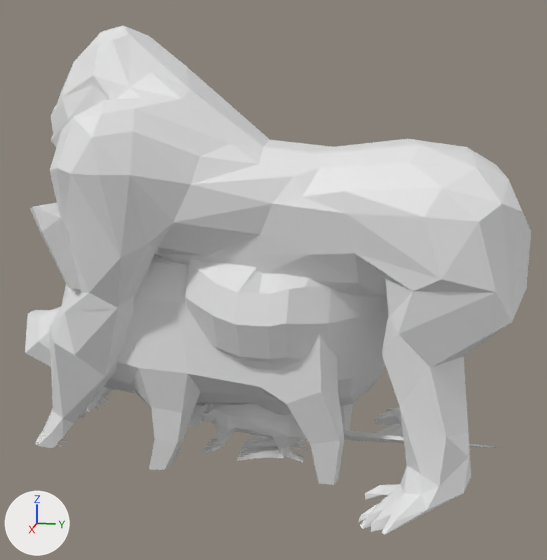
What one commit did to the OBJ model final_project4/Assets/Mesh/Gorilla/Walk/Gorilla_000016.obj.
Camera for both pictures: a 50 mm camera at (3.59, 0.84, 1.83) aimed at (-0.01, 0.12, 0.93). Every picture has the same lights, and +X, +Y and +Z are marked at lower left. Where no turn or scale is listed for an object, it has been applied to the vertices.

In view in the first picture: '10664_Gorilla_v2', 'Chicken', 'grp1_Mesh', 'pig'.
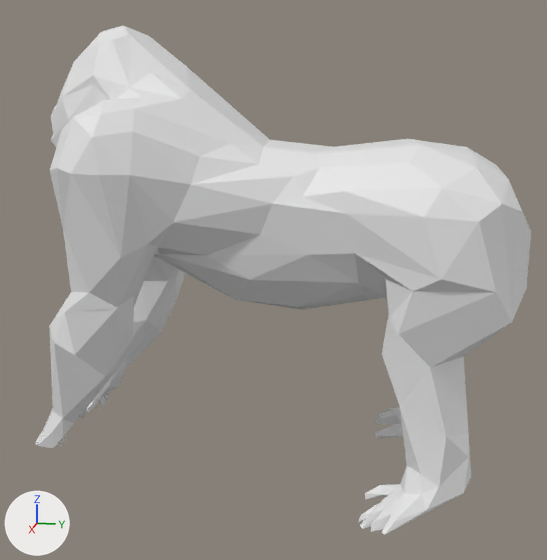
Changed parts and their boxes [x1, y1, x2, y2] in the pictures (547 x 560 px):
'pig', deleted: before [25, 203, 353, 485]
'Chicken', deleted: before [185, 259, 388, 462]
'grp1_Mesh', deleted: before [190, 402, 499, 459]

The edits, one by one:
Object 'Chicken' (ob_chicken) is deleted.
Object 'grp1_Mesh' (ob_grp1_mesh) is deleted.
Object 'pig' (ob_pig) is deleted.
